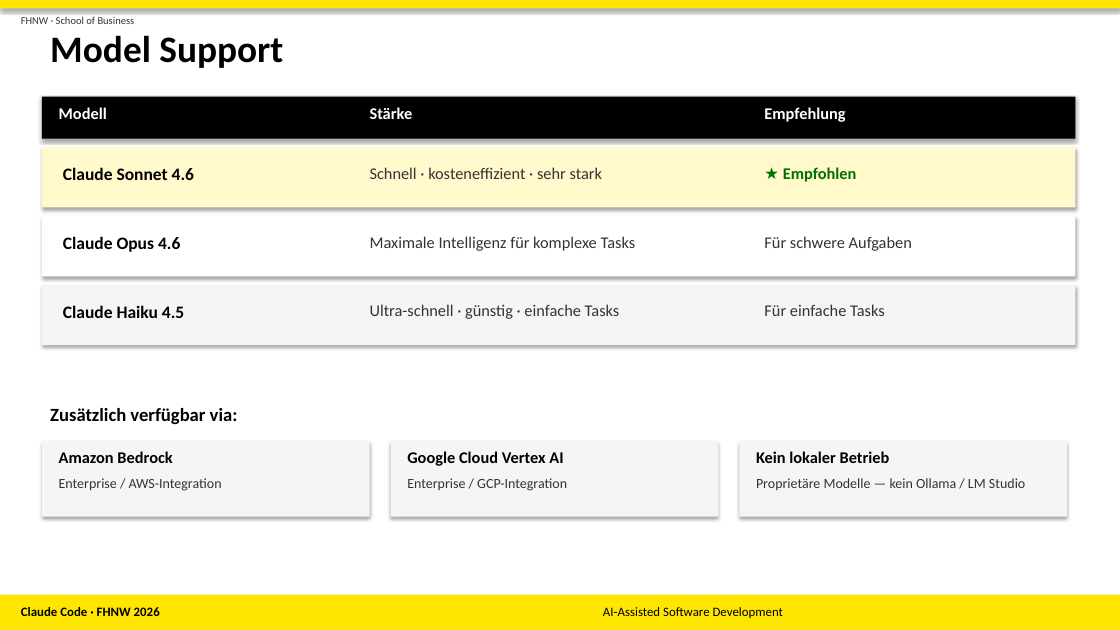
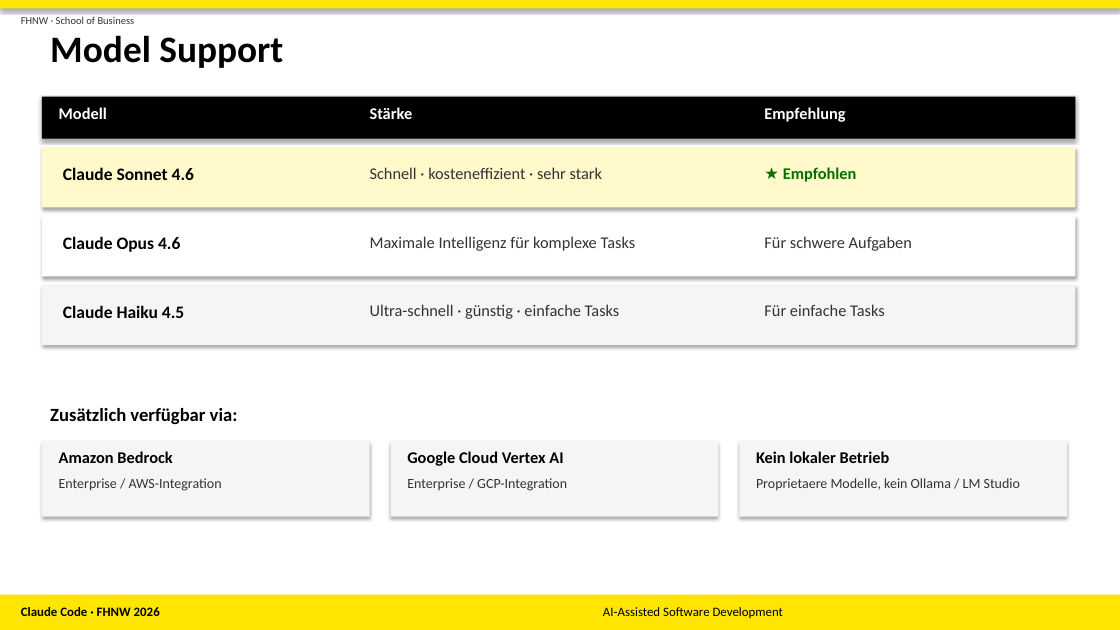
Before and after one commit to SheylaSam/AIASD, a slide deck: slide 4 of Claude_Code_Pitch.pptx. Drawn at 1120x630 pixels with LibreOffice and Linux fonts; fonts in the diff are those of the drawing. Boxes give left, top, right and bottom in pixels: in the first picture for what was removed or moved away, otherwise in the second. Text is boxed around its words. In the diff, an @@ line names an element or a change of style, - is before the commit and + after.

```diff
--- a/Claude_Code_Pitch.pptx
+++ b/Claude_Code_Pitch.pptx
@@ text at box(756, 478, 1020, 490): text changed @@
-Proprietäre Modelle — kein Ollama / LM Studio
+Proprietaere Modelle, kein Ollama / LM Studio
```
Also in this commit, not shown: 6 other slides changed.
